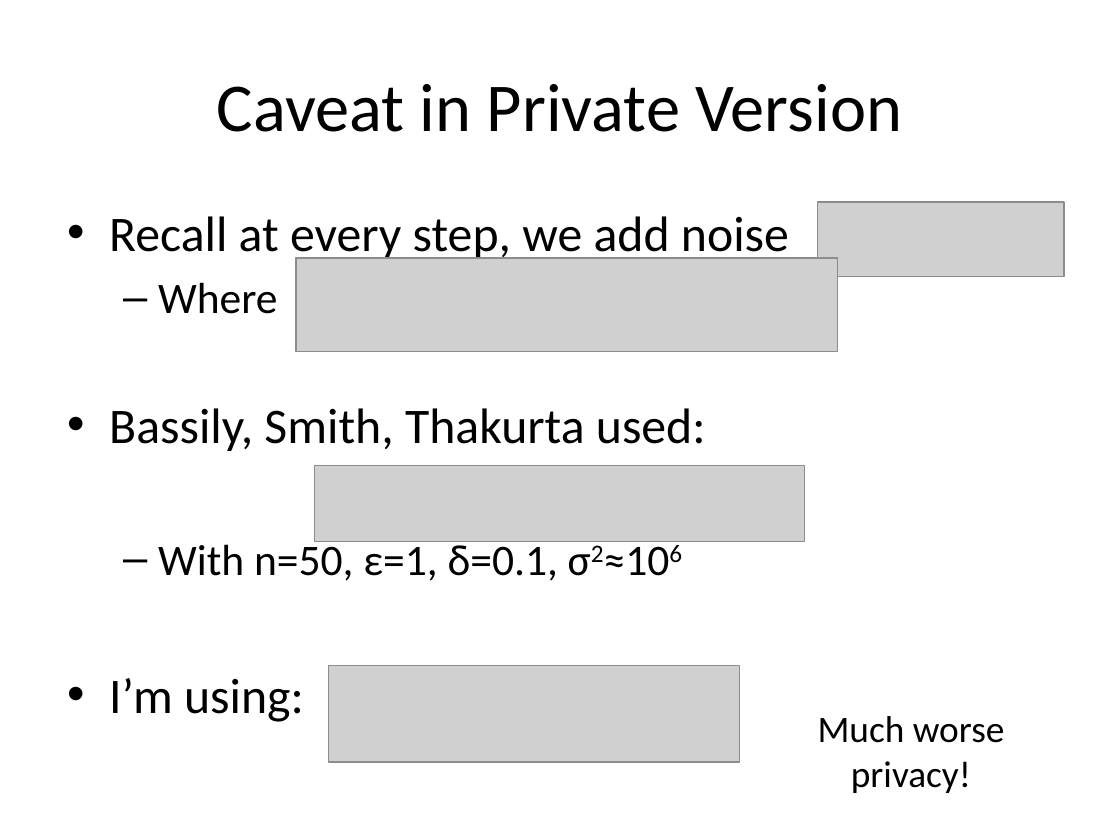
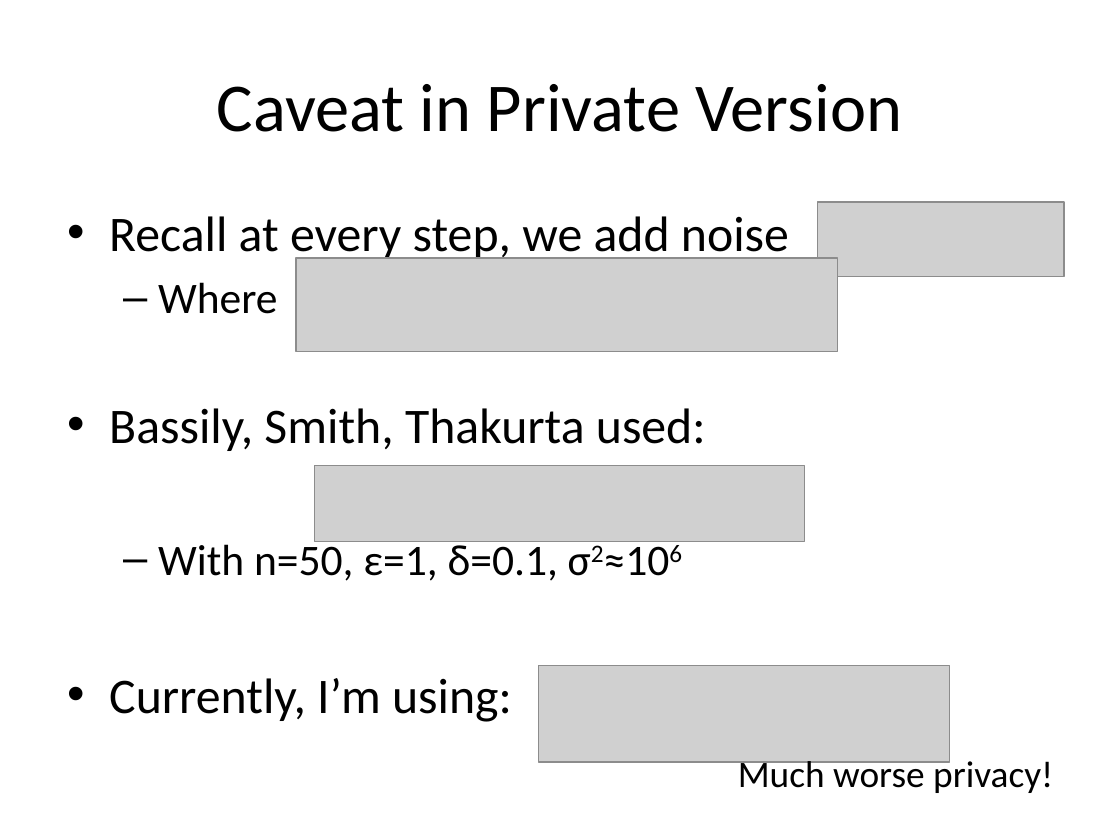
Before and after one commit to gzhang01/CS227FinalProject, a slide deck: slide 24 of documents/ZhangGeorgePresentation.pptx. Drawn at 1120x840 pixels with LibreOffice and Linux fonts; fonts in the diff are those of the drawing; grey boxes stand for pictures. Boxes give left, top, right and bottom in pixels: in the first picture for what was removed or moved away, otherwise in the second. Text is boxed around its words. In the diff, an @@ line names an element or a change of style, - is before the commit and + after.

Commit message:
Presentation added

```diff
--- a/documents/ZhangGeorgePresentation.pptx
+++ b/documents/ZhangGeorgePresentation.pptx
@@ text at (x1=109, y1=678, x2=512, y2=722): text changed @@
-• I’m using:
+• Currently, I’m using:
@@ picture moved from (x1=328, y1=665, x2=739, y2=762) to (x1=539, y1=665, x2=950, y2=762) @@
@@ text "Much worse privacy!" rewrapped from (x1=818, y1=716, x2=1005, y2=793) to (x1=738, y1=756, x2=1053, y2=793) @@
```
Also in this commit, not shown: 1 other slide changed.
